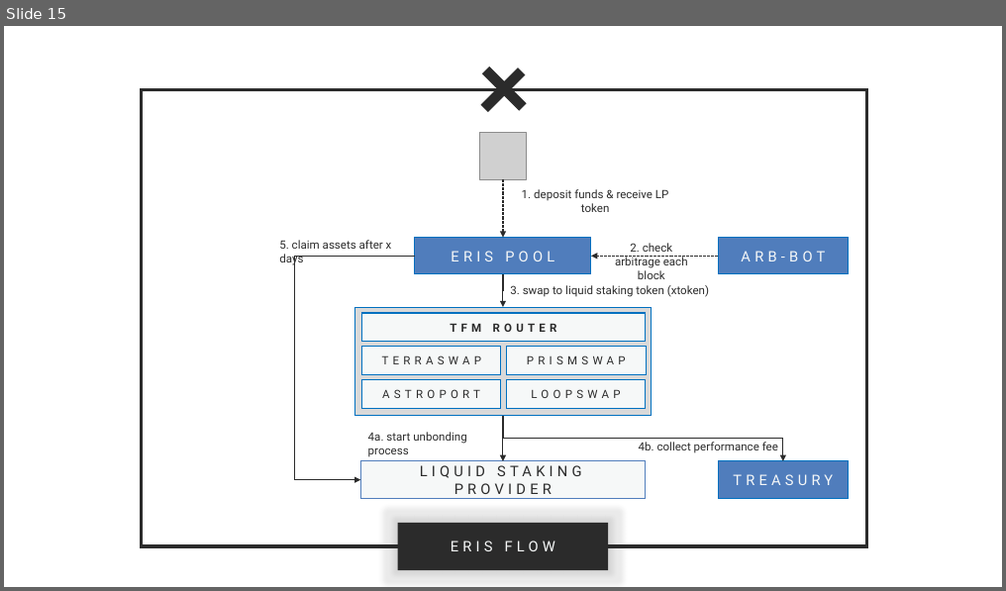
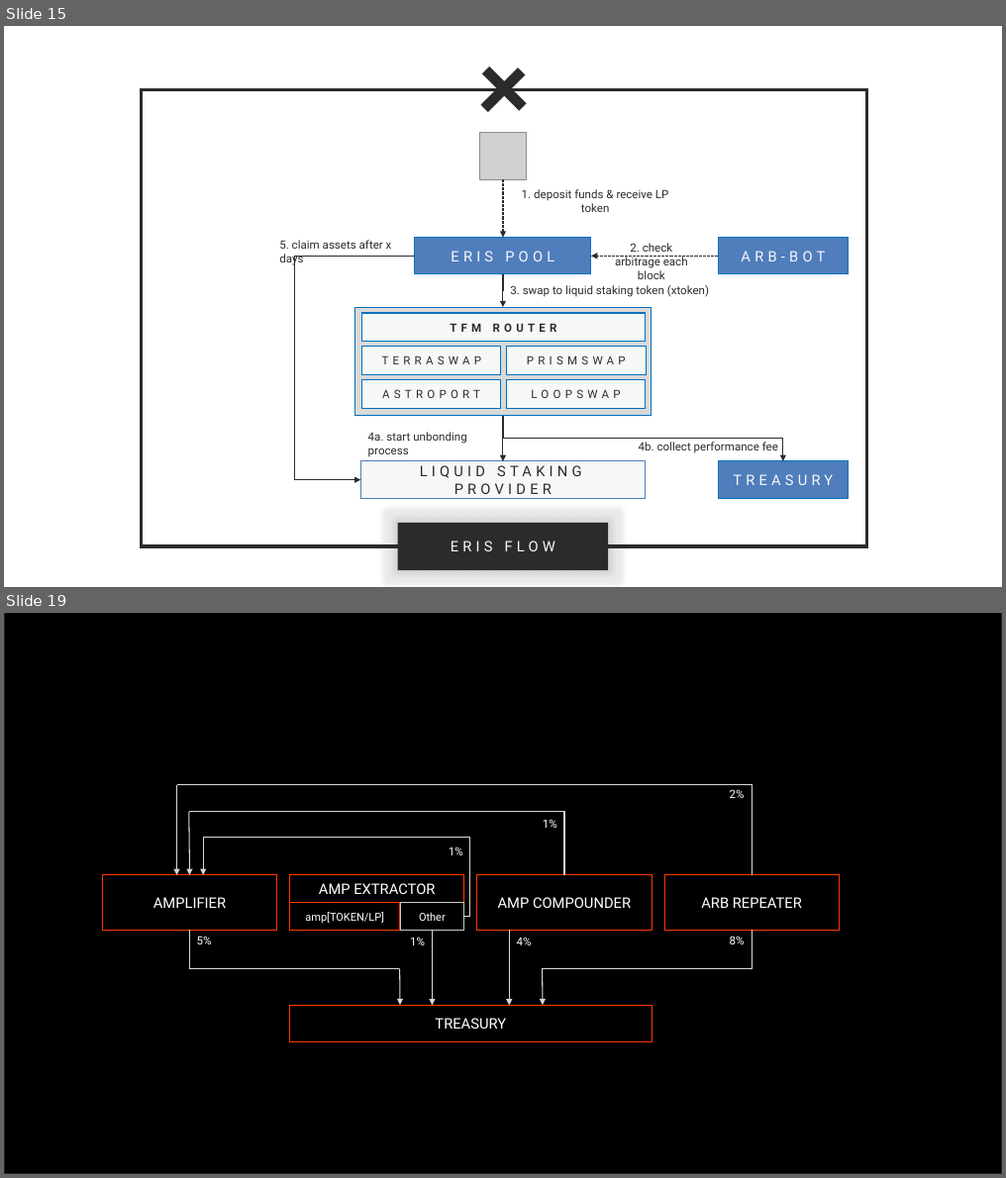
Before and after one commit to erisprotocol/docs, a slide deck: _assets/eris.pptx. Shown one above the other, each under a label of ours: slide 15 before the commit, slides 15 and 19 after it; the slides between them are not shown. The pictures are 1006x591 and 1006x1178 pixels, drawn with LibreOffice and Linux fonts; fonts in the diff are those of the drawing; grey boxes stand for pictures. Boxes give left, top, right and bottom in pixels: in the first picture for what was removed or moved away, otherwise in the second. Text is boxed around its words. In the diff, an @@ line names an element or a change of style, - is before the commit and + after.

```diff
--- a/_assets/eris.pptx
+++ b/_assets/eris.pptx
@@ slide 19 added at [4, 613, 1002, 1174], background #F6F8F8 @@
@@ rectangle added at [4, 613, 1002, 1174], fill #000000, outline #202020 1 pt @@
@@ elbow line added from (751, 875) to (177, 785), #D9D9D9 1 pt @@
@@ arrow added from (177, 785) to (177, 875), #D9D9D9 1 pt @@
@@ text added at [730, 789, 745, 798], 11 pt, text #FFFFFF @@
+2%
@@ arrow added from (189, 811) to (190, 875), #D9D9D9 1 pt @@
@@ elbow line added from (564, 875) to (190, 811), #D9D9D9 1 pt @@
@@ text added at [543, 819, 557, 828], 11 pt, text #FFFFFF @@
+1%
@@ arrow added from (203, 838) to (203, 875), #D9D9D9 1 pt @@
@@ elbow line added from (464, 917) to (203, 838), #D9D9D9 1 pt @@
@@ text added at [449, 847, 463, 856], 11 pt, text #FFFFFF @@
+1%
@@ rectangle added at [103, 875, 277, 931], outline #FFC900 1 pt, 14 pt, text #FFFFFF @@
+AMPLIFIER
@@ rectangle added at [290, 875, 464, 903], outline #FFC900 1 pt, 14 pt, text #FFFFFF @@
+AMP EXTRACTOR
@@ rectangle added at [477, 875, 651, 931], outline #FFC900 1 pt, 14 pt, text #FFFFFF @@
+AMP COMPOUNDER
@@ rectangle added at [664, 875, 839, 931], outline #FFC900 1 pt, 14 pt, text #FFFFFF @@
+ARB REPEATER
@@ rectangle added at [290, 903, 400, 931], outline #FFC900 1 pt, 10.5 pt, text #FFFFFF @@
+amp[TOKEN/LP]
@@ rectangle added at [400, 903, 464, 931], outline #CACACA 1 pt, 10.5 pt, text #FFFFFF @@
+Other
@@ elbow line added from (190, 931) to (399, 968), #D9D9D9 1 pt @@
@@ text added at [197, 936, 212, 945], 11 pt, text #FFFFFF @@
+5%
@@ text added at [410, 937, 425, 946], 11 pt, text #FFFFFF @@
+1%
@@ line added from (433, 931) to (433, 978), #D9D9D9 1 pt @@
@@ line added from (509, 930) to (509, 978), #D9D9D9 1 pt @@
@@ text added at [517, 937, 532, 946], 11 pt, text #FFFFFF @@
+4%
@@ elbow line added from (751, 931) to (542, 968), #D9D9D9 1 pt @@
@@ text added at [730, 936, 745, 945], 11 pt, text #FFFFFF @@
+8%
@@ arrow added from (400, 968) to (400, 1005), #D9D9D9 1 pt @@
@@ arrow added from (543, 968) to (543, 1005), #D9D9D9 1 pt @@
@@ arrow added from (433, 972) to (433, 1005), #D9D9D9 1 pt @@
@@ arrow added from (509, 972) to (509, 1005), #D9D9D9 1 pt @@
@@ rectangle added at [290, 1005, 651, 1042], outline #FFC900 1 pt, 14 pt, text #FFFFFF @@
+TREASURY
```
Also in this commit, not shown: 4 slides changed, 3 other slides added, 6 slides removed, 23 other files.
